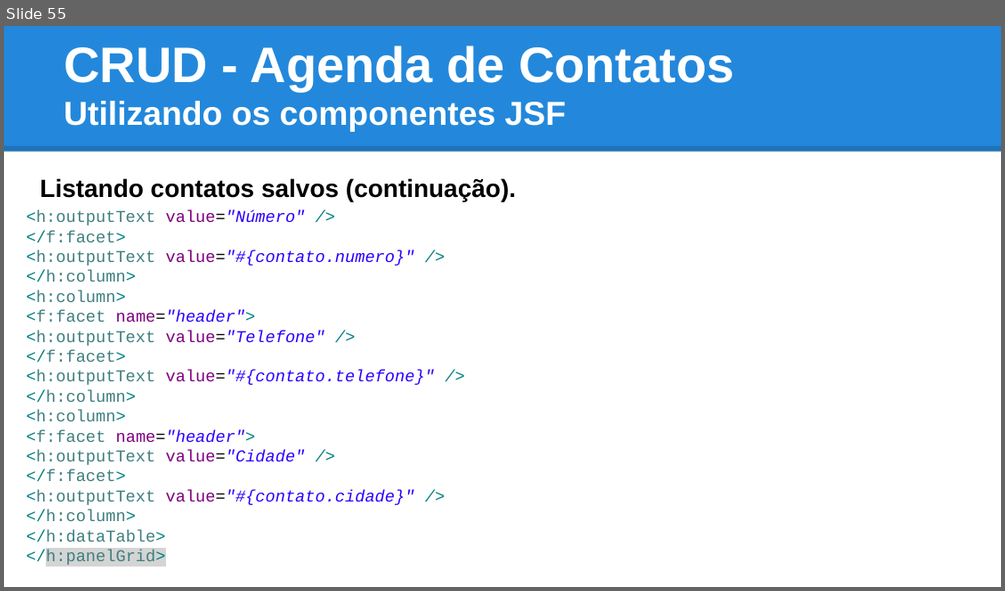
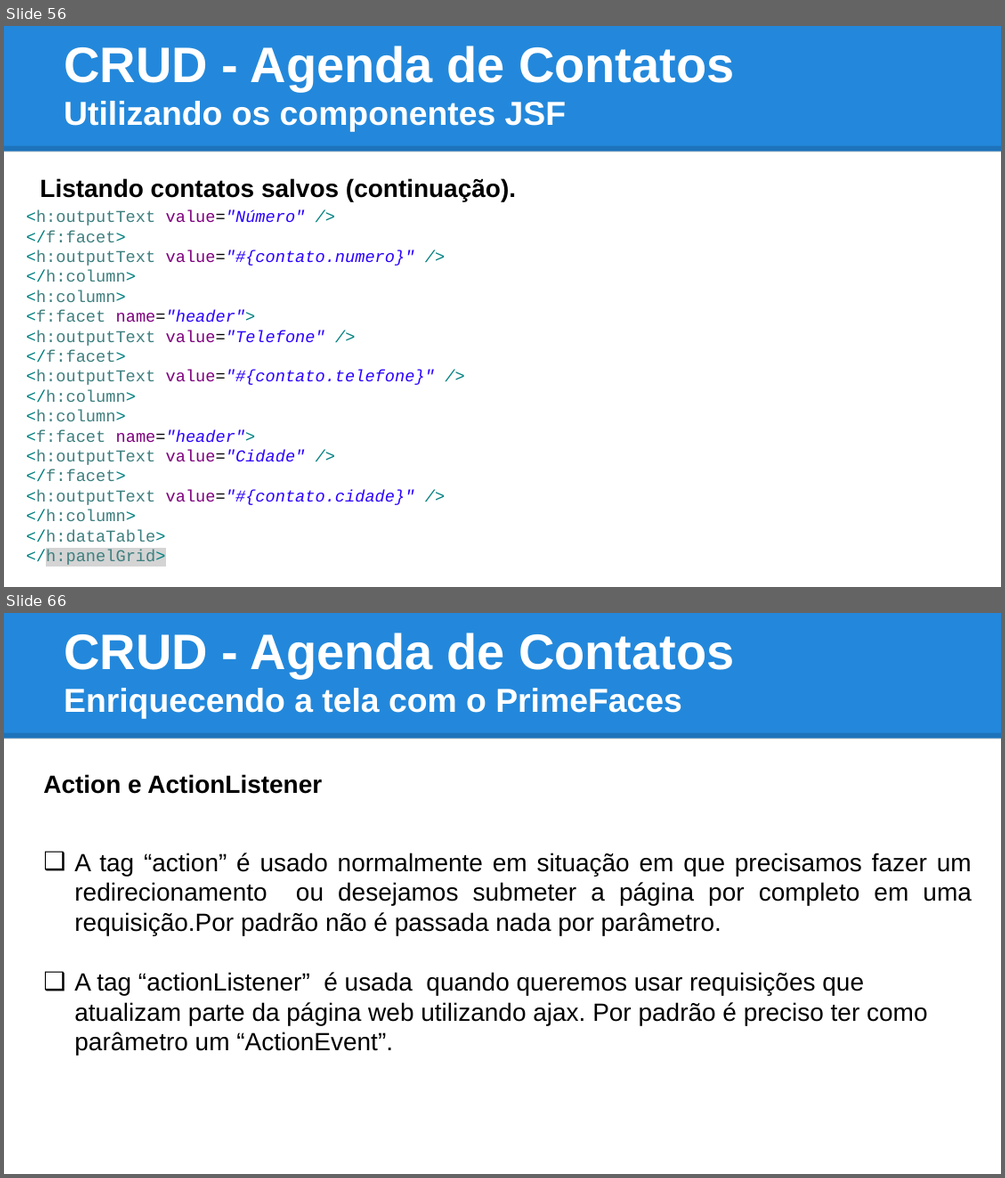
Before and after one commit to tiagogoncalves/jsf_workshop, a slide deck: apresentacao/slide_jsf_prime_faces.pptx. Shown one above the other, each under a label of ours: slide 55 before the commit, slides 56 and 66 after it; the slides between them are not shown. The pictures are 1005x591 and 1005x1178 pixels, drawn with LibreOffice and Linux fonts; fonts in the diff are those of the drawing. Boxes give left, top, right and bottom in pixels: in the first picture for what was removed or moved away, otherwise in the second. Text is boxed around its words. In the diff, an @@ line names an element or a change of style, - is before the commit and + after.

```diff
--- a/apresentacao/slide_jsf_prime_faces.pptx
+++ b/apresentacao/slide_jsf_prime_faces.pptx
@@ slide 66 added at box(4, 613, 1001, 1174), background #FFFFFF; not listed: 2 template elements that a slide beside it also shows @@
@@ title added at box(64, 633, 734, 719), 24 pt, text #FFFFFF, bold @@
+CRUD - Agenda de Contatos
+Enriquecendo a tela com o PrimeFaces
@@ text added at box(43, 774, 322, 794), 18 pt, text #000000, bold @@
+Action e ActionListener
@@ text added at box(74, 852, 971, 1055), 18 pt, text #000000 @@
+❑ A tag “action” é usado normalmente em situação em que precisamos fazer um redirecionamento ou desejamos submeter a página por completo em uma requisição.Por padrão não é passada nada por parâmetro.
+❑ A tag “actionListener” é usada quando queremos usar requisições que atualizam parte da página web utilizando ajax. Por padrão é preciso ter como parâmetro um “ActionEvent”.
@@ what was slide 55 is now slide 56 @@
```
Also in this commit, not shown: 8 slides changed, 12 other slides added, 1 other file.
